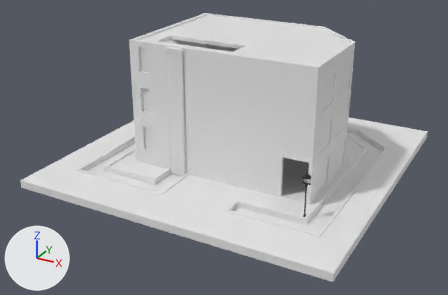
The FBX model Assets/Models/Space/Procedural/gallery1/01_BlackGallery.fbx as it was, and as the next commit left it.
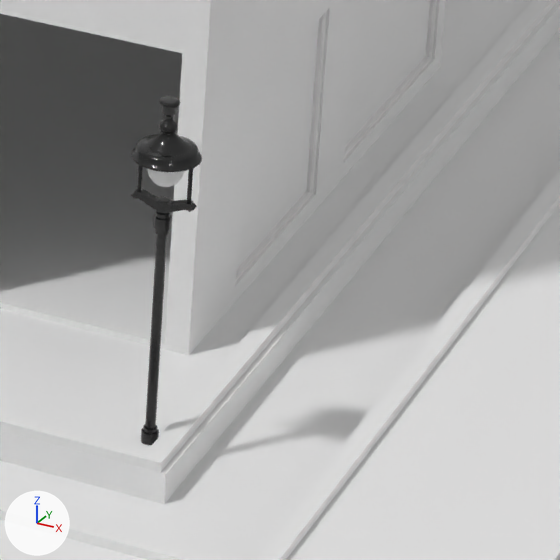
The first picture shows the older version from a 50 mm lens placed at (34.4, -67.4, 34.1), pointed at (-0.9, -3.3, 2.0). The close-ups show both versions on the part from 63% to 81% of the width and 53% to 79% of the height of that picture; other places that the commit changed are outside them. Every picture has the same lights, and +X, +Y and +Z are marked at lower left. Where no turn or scale is listed for an object, it has been applied to the vertices.

Objects in the first close-up: '01_3F_space_in', '01_base', '01_ceiling', '01_cubeblock', '01_floor', '01_glass', '01_railing', '01_space_outside', '01_window_side', 'lamp'.
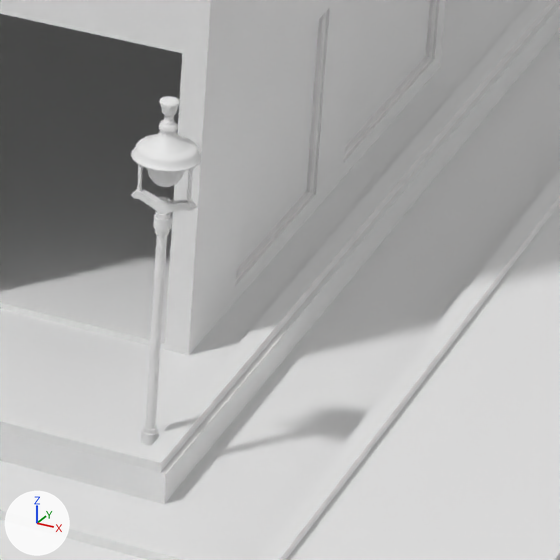
Where the change shows, as pixel boxes [x1, y1, x2, y2] in the close-ups (560 x 560 px):
'lamp', recoloured (black to white)
    both: [131, 96, 202, 445]

Patch to the scene script:
```diff
--- a/Assets/Models/Space/Procedural/gallery1/01_BlackGallery.fbx.py
+++ b/Assets/Models/Space/Procedural/gallery1/01_BlackGallery.fbx.py
@@ me_mesh @@
 me_mesh.from_pydata(...)  # 1354 vertices, 1382 faces; spans x -0.52..0.52, y -0.52..0.52, z 0.0..5.68
-me_mesh.materials.append(mat_me)  # black #181818
```
